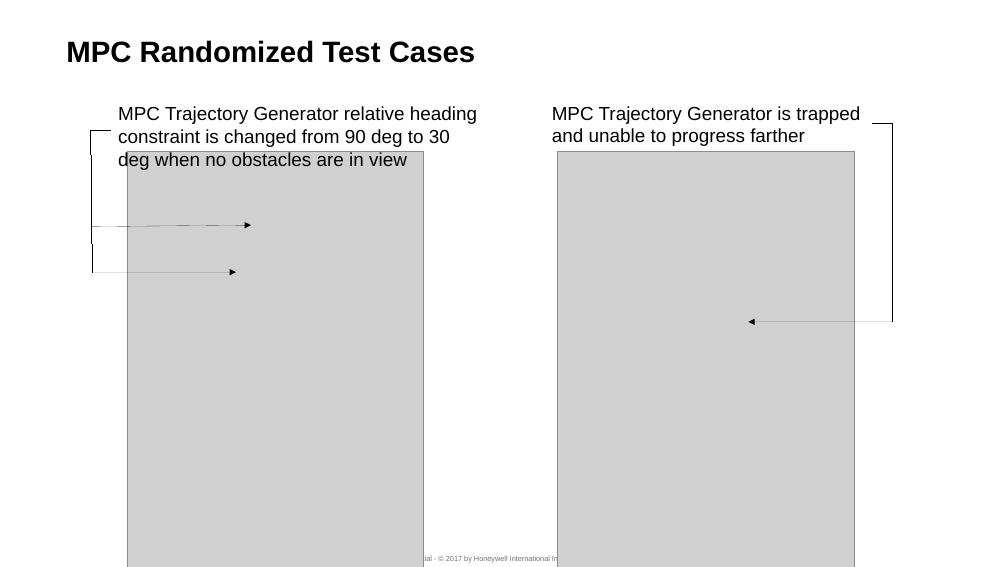
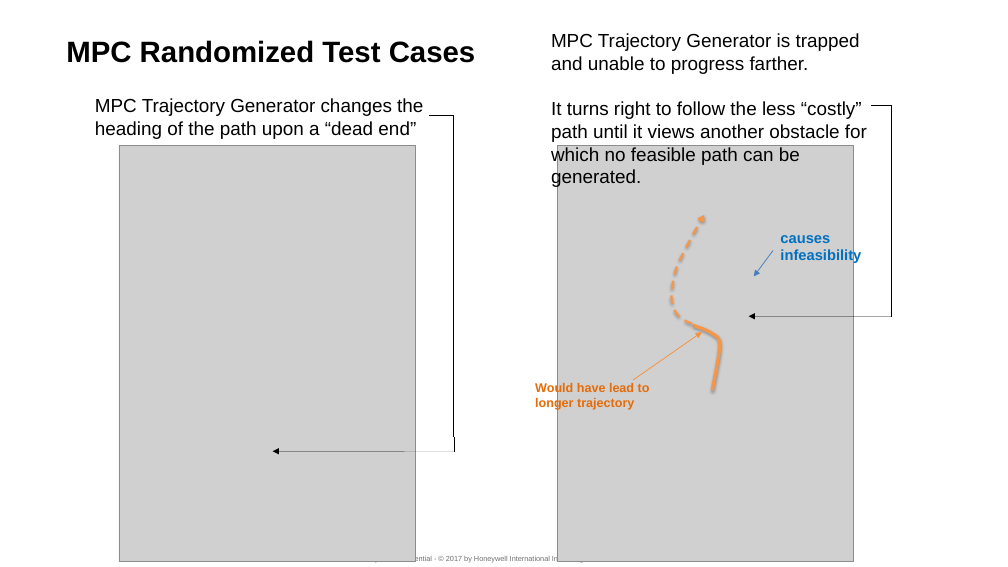
Before and after one commit to suvoganguli/TrajGen, a slide deck: slide 8 of slides/Final Review - Trajectory Generation.pptx (slide 6 before the commit). Drawn at 1008x567 pixels with LibreOffice and Linux fonts; fonts in the diff are those of the drawing; grey boxes stand for pictures; background and template pictures are left out. Boxes give left, top, right and bottom in pixels: in the first picture for what was removed or moved away, otherwise in the second. Text is boxed around its words. In the diff, an @@ line names an element or a change of style, - is before the commit and + after.

```diff
--- a/slides/Final Review - Trajectory Generation.pptx
+++ b/slides/Final Review - Trajectory Generation.pptx
@@ text at [551, 33, 867, 188]: text changed @@
-MPC Trajectory Generator is trapped and unable to progress farther
+MPC Trajectory Generator is trapped and unable to progress farther.
+It turns right to follow the less “costly” path until it views another obstacle for which no feasible path can be generated.
@@ text added at [95, 98, 423, 139], 18 pt, text #000000 @@
+MPC Trajectory Generator changes the heading of the path upon a “dead end”
@@ text removed at [118, 106, 477, 170] @@
-MPC Trajectory Generator relative heading constraint is changed from 90 deg to 30 deg when no obstacles are in view
@@ line moved from (91, 130) - (110, 130) to (430, 115) - (453, 115) @@
@@ line added from (453, 116) to (454, 451), #000000 0.75 pt @@
@@ line moved from (873, 123) - (892, 123) to (872, 106) - (892, 106) @@
@@ line moved from (892, 123) - (892, 322) to (892, 106) - (892, 316) @@
@@ line removed from (91, 130) to (92, 272) @@
@@ picture: place and size @@
-picture at [127, 151, 423, 567]
+picture at [119, 146, 415, 562]
@@ picture: place and size @@
-picture at [558, 151, 854, 567]
+picture at [557, 146, 854, 562]
@@ freeform shape added at [671, 215, 704, 324], outline #F79646 2 pt dashed @@
@@ text added at [780, 235, 861, 263], 14 pt, text #0070C0, bold @@
+causes infeasibility
@@ arrow added from (774, 250) to (754, 277), #4B7EBC 0.75 pt @@
@@ arrow removed from (92, 272) to (236, 272) @@
@@ freeform shape added at [693, 325, 720, 390], outline #F79646 3 pt @@
@@ arrow moved from (892, 322) - (749, 322) to (892, 316) - (749, 316) @@
@@ arrow added from (633, 380) to (702, 332), #F69240 0.75 pt @@
@@ text added at [535, 382, 650, 411], 12 pt, text #E46C0A, bold @@
+Would have lead to longer trajectory
@@ arrow moved from (91, 227) - (251, 225) to (454, 451) - (273, 451) @@
```
Also in this commit, not shown: 6 other slides changed, 2 slides added, 3 slides removed.
